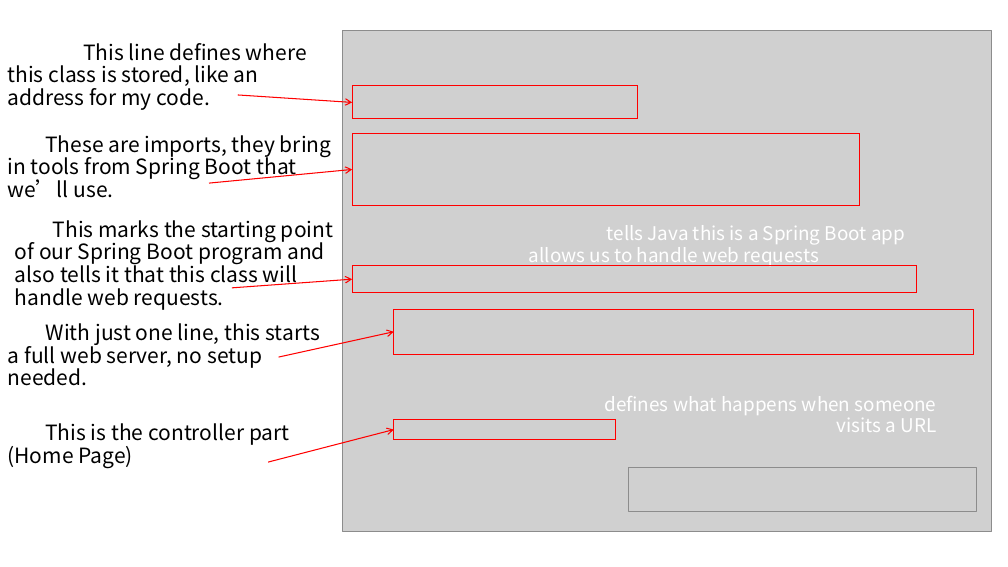
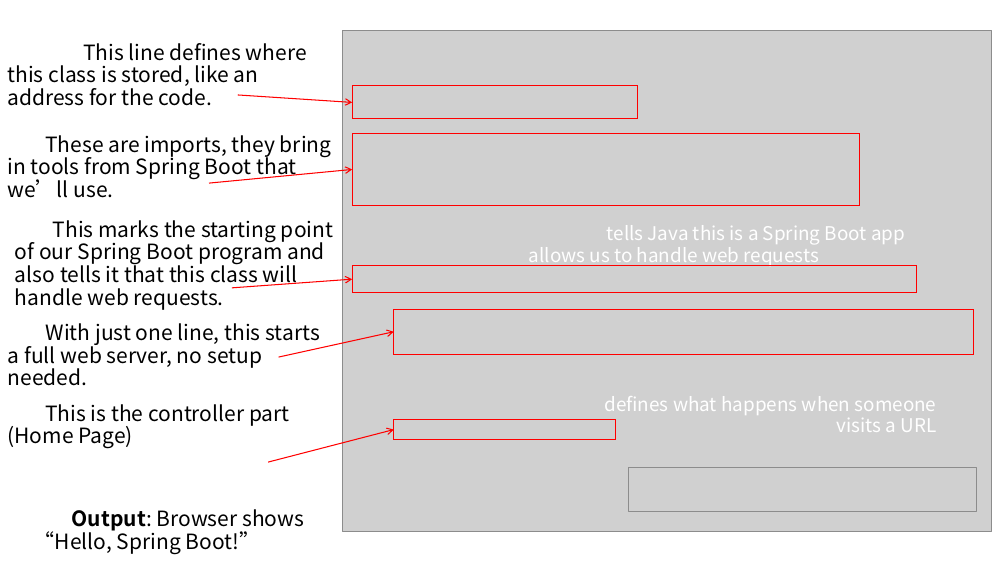
Before and after one commit to McLight-Note/Web-Server-Programming, a slide deck: slide 14 of Class_Presentation.pptx. Drawn at 1008x567 pixels with LibreOffice and Linux fonts; fonts in the diff are those of the drawing; grey boxes stand for pictures. Boxes give left, top, right and bottom in pixels: in the first picture for what was removed or moved away, otherwise in the second. Text is boxed around its words. In the diff, an @@ line names an element or a change of style, - is before the commit and + after.

```diff
--- a/Class_Presentation.pptx
+++ b/Class_Presentation.pptx
@@ title at (7,43,307,106): text changed @@
-This line defines where this class is stored, like an address for my code.
+This line defines where this class is stored, like an address for the code.
@@ text "This is the controller part ...": place and size @@
-text "This is the controller part ..." at (7,423,290,468)
+text "This is the controller part ..." at (7,404,290,448)
@@ text added at (34,509,304,554), 20 pt, text #000000 @@
+Output: Browser shows “Hello, Spring Boot!”
```
